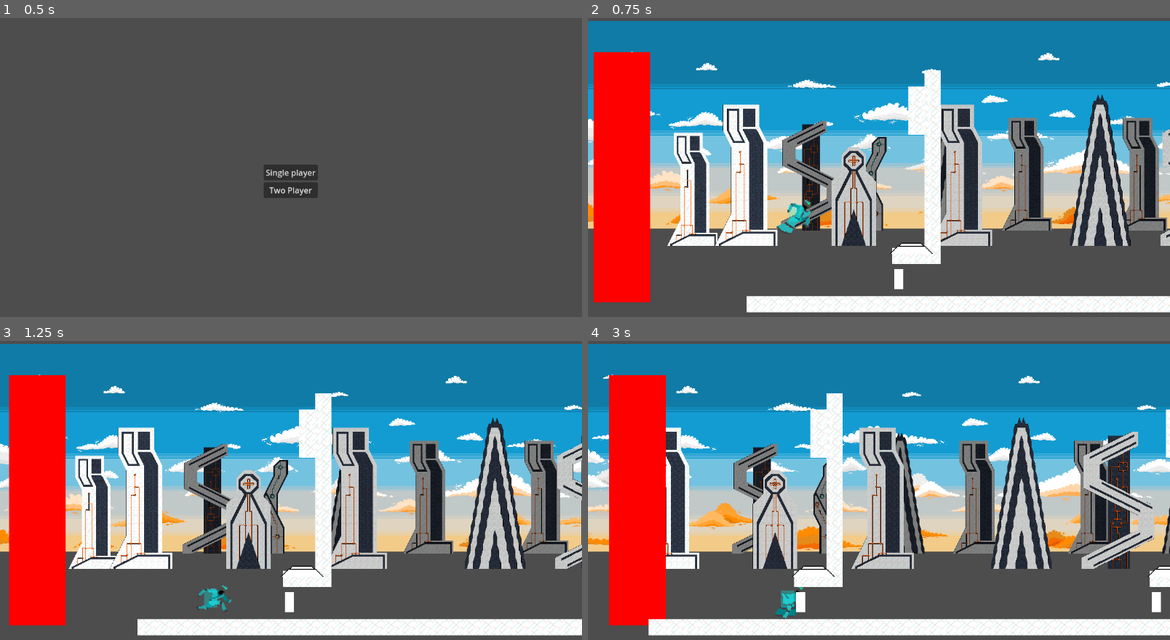
Above: before the commit, frames 1-4 (two rows, left to right).
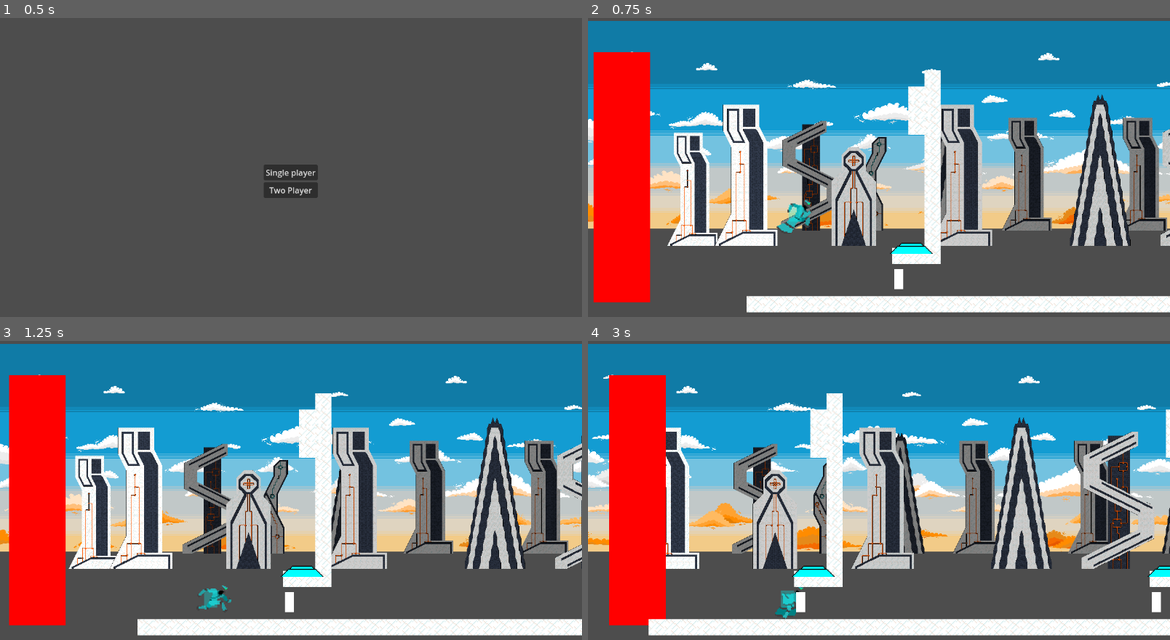
Above: after the commit, the same moments.

Repository: sublollipp/resonant_runners
Game: Godot game, scene res://Scenes/test_start.tscn
Two runs of this game, one before a commit and one after it. Both use one fixed random seed, a clock stepped at 60 frames per second and the inputs below.
Inputs (mouse positions are in pixels of both pictures, inside the frame that each line leads up to):
- Up to frame 1 (0.5 s): no input
- Up to frame 2 (0.75 s): click "Single player" at 0.5 s
- Up to frame 3 (1.25 s): no input
- Up to frame 4 (3 s): tap Enter (Enter) at 1.25 s; move the mouse to (1007, 487) at 1.27 s; hold Right (2Right) 1.28-2.78 s; tap Down (2Crouch) at 1.35 s; tap Up (2Jump) at 1.52, 2.27 s; move the mouse to (762, 520) at 2.02 s; tap S (Crouch) at 2.1 s; move the mouse to (937, 433) at 2.77 s; hold Left (2Left) from 2.78 s (still down); hold Enter (Enter) from 2.78 s (still down)

Frame 1 is identical in both runs. In frame 2, 0.2% of the frame differs, in the area x 52-60%, y 75-79%; in frame 3, 0.2%; in frame 4, 0.3%, in the area x 35-100%, y 75-79%.

Commit message:
æjkrejfkwjnidhdeweueudie K NAPPOER BVHFIKSET

Diff:
--- a/Scenes/Button.tscn
+++ b/Scenes/Button.tscn
@@ -3,34 +3,6 @@
 [ext_resource type="Script" uid="uid://dsj62rktktftw" path="res://Scripts/button.gd" id="1_a506e"]
 [ext_resource type="Texture2D" uid="uid://lk3evktuh4x4" path="res://Assets/Buttons/Sprite-0001.png" id="1_p3102"]
 [ext_resource type="Shader" uid="uid://cuiuy1yavmxva" path="res://Scripts/Button.gdshader" id="2_8bxxr"]
-
-[sub_resource type="Animation" id="Animation_p3102"]
-resource_name = "knaptryk"
-length = 0.001
-tracks/0/type = "value"
-tracks/0/imported = false
-tracks/0/enabled = true
-tracks/0/path = NodePath("StaticBody2D/CollisionPolygon2D:polygon")
-tracks/0/interp = 1
-tracks/0/loop_wrap = true
-tracks/0/keys = {
-"times": PackedFloat32Array(0),
-"transitions": PackedFloat32Array(1),
-"update": 0,
-"values": [PackedVector2Array(21, 16, 10, 5, -10, 5, -22, 16)]
-}
-tracks/1/type = "value"
-tracks/1/imported = false
-tracks/1/enabled = true
-tracks/1/path = NodePath("AnimatedSprite2D:frame")
-tracks/1/interp = 1
-tracks/1/loop_wrap = true
-tracks/1/keys = {
-"times": PackedFloat32Array(0),
-"transitions": PackedFloat32Array(1),
-"update": 1,
-"values": [0]
-}
 
 [sub_resource type="Animation" id="Animation_a506e"]
 length = 0.001
@@ -85,6 +57,34 @@
 "transitions": PackedFloat32Array(1),
 "update": 1,
 "values": [1]
+}
+
+[sub_resource type="Animation" id="Animation_p3102"]
+resource_name = "knaptryk"
+length = 0.001
+tracks/0/type = "value"
+tracks/0/imported = false
+tracks/0/enabled = true
+tracks/0/path = NodePath("StaticBody2D/CollisionPolygon2D:polygon")
+tracks/0/interp = 1
+tracks/0/loop_wrap = true
+tracks/0/keys = {
+"times": PackedFloat32Array(0),
+"transitions": PackedFloat32Array(1),
+"update": 0,
+"values": [PackedVector2Array(21, 16, 10, 5, -10, 5, -22, 16)]
+}
+tracks/1/type = "value"
+tracks/1/imported = false
+tracks/1/enabled = true
+tracks/1/path = NodePath("AnimatedSprite2D:frame")
+tracks/1/interp = 1
+tracks/1/loop_wrap = true
+tracks/1/keys = {
+"times": PackedFloat32Array(0),
+"transitions": PackedFloat32Array(1),
+"update": 1,
+"values": [0]
 }
 
 [sub_resource type="AnimationLibrary" id="AnimationLibrary_5xx2a"]
--- a/Scenes/Segments/segment1.tscn
+++ b/Scenes/Segments/segment1.tscn
@@ -11,6 +11,7 @@
 
 [node name="Button" parent="." index="1" instance=ExtResource("2_3w42i")]
 position = Vector2(163, -58)
+color = "Cyan"
 
 [node name="Door" parent="." index="2" instance=ExtResource("3_p17da")]
 position = Vector2(156, -17)
--- a/Scripts/button.gd
+++ b/Scripts/button.gd
@@ -6,7 +6,7 @@
 
 var playersOnButton : int = 0
 
-@export var connected_node : Node2D
+@export var connectedNodes : Array[Node2D] = []
 
 @export_enum("White", "Cyan", "Orange") var color = "White"
 
@@ -22,7 +22,6 @@
 
 func _on_area_2d_body_entered(body: Node2D) -> void:
 	$AnimationPlayer.play("knapned")
-	print("DER ER NOGEN DER PENETRERER MIG")
 	playersOnButton += 1
 	pressed = true
 	buttonPressed.emit()
--- a/Scripts/door.gd
+++ b/Scripts/door.gd
@@ -2,4 +2,5 @@
 
 func openDoor() -> void:
 	$Polygon2D.hide()
-	$StaticBody2D.queue_free()
+	if $StaticBody2D and is_instance_valid($StaticBody2D):
+		$StaticBody2D.queue_free()
--- a/Scripts/two_button_door.gd
+++ b/Scripts/two_button_door.gd
@@ -35,4 +35,5 @@
 
 func openDoor() -> void:
 	$Polygon2D.hide()
-	$StaticBody2D.queue_free()
+	if $StaticBody2D and is_instance_valid($StaticBody2D):
+		$StaticBody2D.queue_free()
